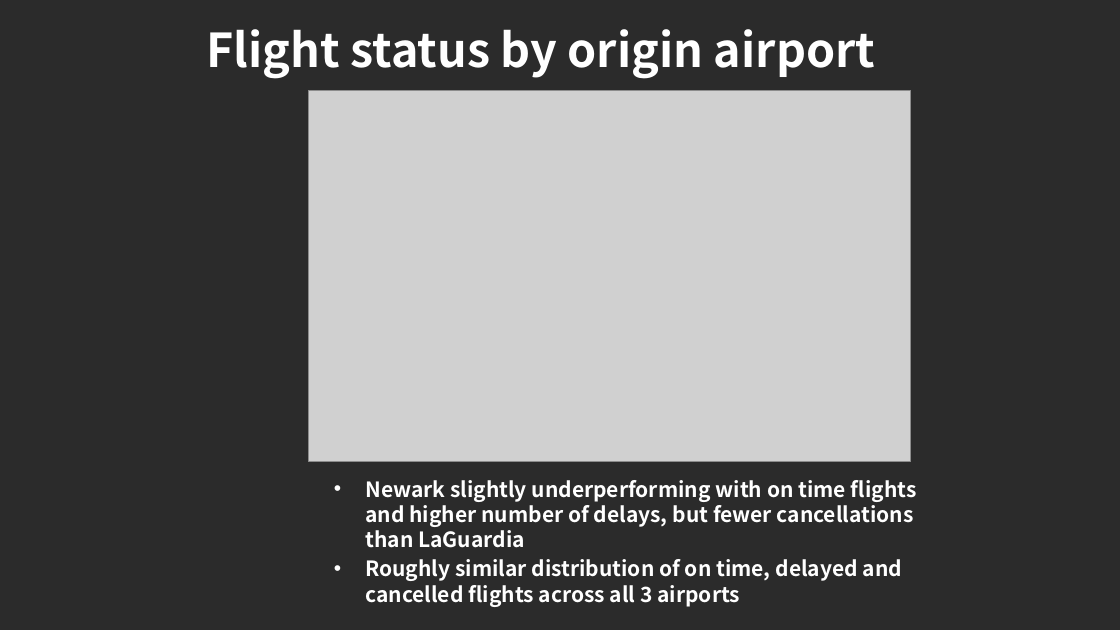
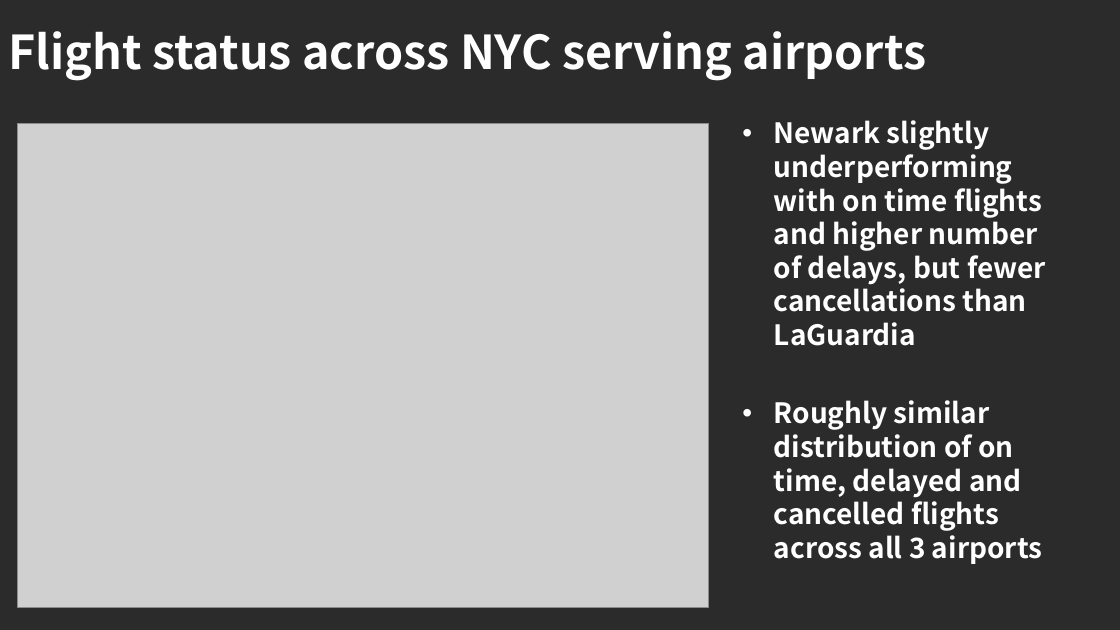
Before and after one commit to karenbgibson/final_project_flight_delays, a slide deck: slide 10 of investigating_flight_delays_newark.pptx (slide 7 before the commit). Drawn at 1120x630 pixels with LibreOffice and Linux fonts; fonts in the diff are those of the drawing; grey boxes stand for pictures; background and template pictures are left out; a plain dark background stands for a picture behind light text. Boxes give left, top, right and bottom in pixels: in the first picture for what was removed or moved away, otherwise in the second. Text is boxed around its words. In the diff, an @@ line names an element or a change of style, - is before the commit and + after.

```diff
--- a/investigating_flight_delays_newark.pptx
+++ b/investigating_flight_delays_newark.pptx
@@ title at <box>8,31,927,81</box>: text changed @@
-Flight status by origin airport
+Flight status across NYC serving airports
@@ picture removed at <box>308,90,911,462</box> @@
@@ picture added at <box>18,124,709,607</box> @@
@@ text "Newark slightly underperforming with on ...": place and size @@
-text "Newark slightly underperforming with on ..." at <box>365,480,917,607</box>
+text "Newark slightly underperforming with on ..." at <box>774,120,1046,564</box>
@@ text "Newark slightly underperforming with on ..." at <box>774,120,1046,564</box>: size 18 to 24 pt; more space between paragraphs @@
```
Also in this commit, not shown: 5 other slides changed, 5 slides added, 1 slide removed, 23 other files.
